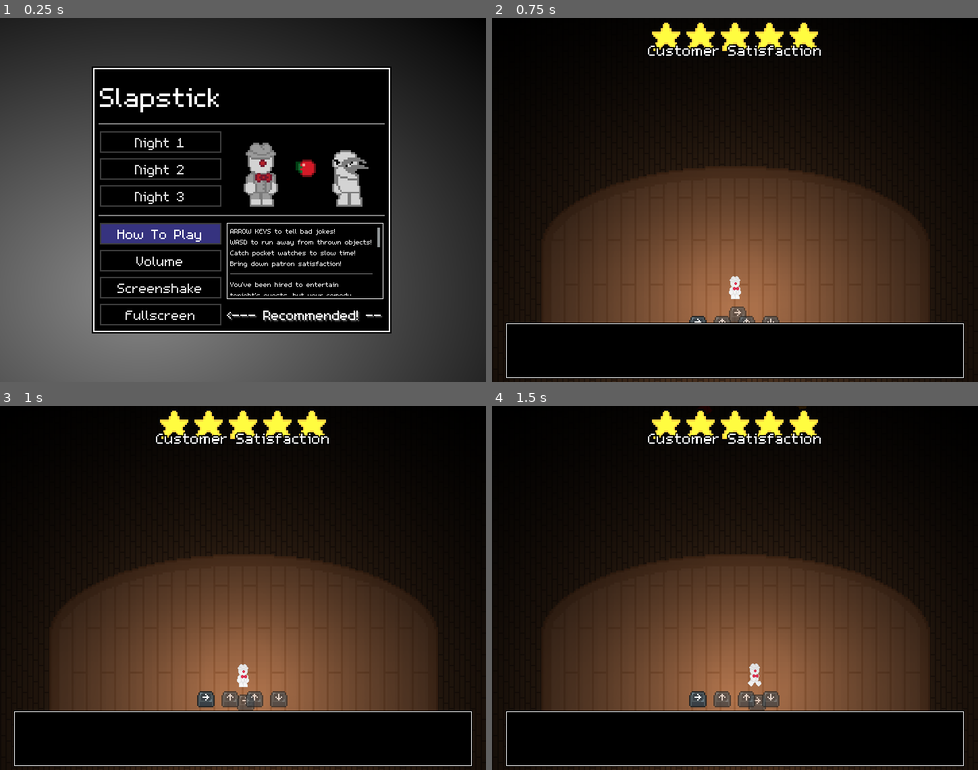
Above: before the commit, frames 1-4 (two rows, left to right).
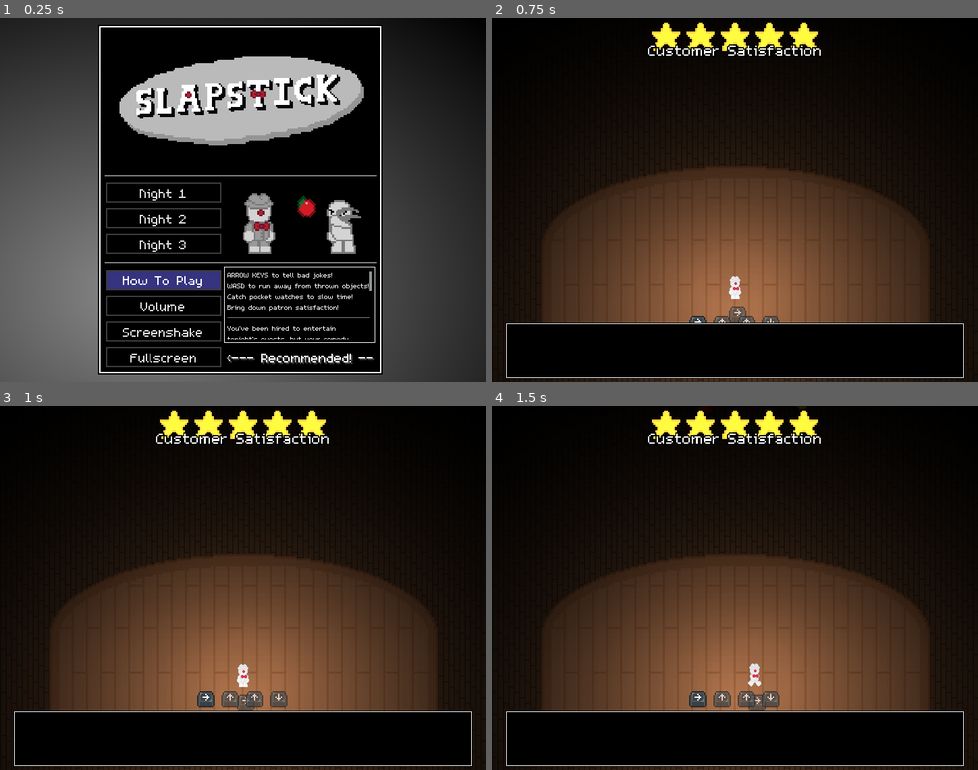
Above: after the commit, the same moments.

Repository: InRe-Dan/MiniJameGam34
Game: Godot game, scene res://menus/main_menu.tscn
Two runs of this game, one before a commit and one after it. Both use one fixed random seed, a clock stepped at 60 frames per second and the inputs below.
Inputs:
- Up to frame 1 (0.25 s): no input
- Up to frame 2 (0.75 s): click "Night 1" at 0.5 s
- Up to frame 3 (1 s): no input
- Up to frame 4 (1.5 s): tap Enter at 1.25 s; hold D (move_right) from 1.28 s (still down)

The runs differ from the first frame. In frame 1, 34% of the frame differs, in the area x 18-81%, y 1-98%; in frame 2, nothing differs; in frame 3, nothing differs; in frame 4, nothing differs.

Commit message:
Main menu re style

Diff:
--- a/menus/main_menu.tscn
+++ b/menus/main_menu.tscn
@@ -1,9 +1,10 @@
-[gd_scene load_steps=12 format=3 uid="uid://wbej8ek5ppwq"]
+[gd_scene load_steps=13 format=3 uid="uid://wbej8ek5ppwq"]
 
 [ext_resource type="Theme" uid="uid://hho5m4qd8ohe" path="res://Assets/theme/main.tres" id="1_3evos"]
 [ext_resource type="Script" path="res://menus/main_menu.gd" id="1_78hgb"]
 [ext_resource type="Texture2D" uid="uid://cufifwyefdlic" path="res://Assets/Pixel_art/animations.png" id="2_fwci1"]
 [ext_resource type="Texture2D" uid="uid://mnswvw4wp0eg" path="res://Assets/Pixel_art/Tomato_sheet.png" id="3_26i35"]
+[ext_resource type="Texture2D" uid="uid://drsi4wr4sm6qn" path="res://Assets/Pixel_art/Title.png" id="3_tputi"]
 
 [sub_resource type="Gradient" id="Gradient_47jj2"]
 offsets = PackedFloat32Array(0, 0.0503597, 0.158273, 0.266187, 0.374101, 0.453237, 0.539568, 0.647482, 0.719424, 0.870504, 1)
@@ -52,11 +53,11 @@
 
 [node name="HBoxContainer" type="VBoxContainer" parent="."]
 layout_mode = 0
-offset_left = 136.0
-offset_top = 72.0
-offset_right = 358.0
-offset_bottom = 261.0
-scale = Vector2(2, 2)
+offset_left = 145.0
+offset_top = 10.0
+offset_right = 367.0
+offset_bottom = 283.0
+scale = Vector2(1.9, 1.9)
 
 [node name="PanelContainer" type="PanelContainer" parent="HBoxContainer"]
 layout_mode = 2
@@ -68,12 +69,10 @@
 [node name="HBoxContainer" type="VBoxContainer" parent="HBoxContainer/PanelContainer/MarginContainer"]
 layout_mode = 2
 
-[node name="Label" type="Label" parent="HBoxContainer/PanelContainer/MarginContainer/HBoxContainer"]
-custom_minimum_size = Vector2(0, 30)
-layout_mode = 2
-theme_type_variation = &"LabelHeader"
-text = "Slapstick"
-vertical_alignment = 1
+[node name="TextureRect" type="TextureRect" parent="HBoxContainer/PanelContainer/MarginContainer/HBoxContainer"]
+layout_mode = 2
+texture = ExtResource("3_tputi")
+expand_mode = 5
 
 [node name="HSeparator2" type="HSeparator" parent="HBoxContainer/PanelContainer/MarginContainer/HBoxContainer"]
 layout_mode = 2
@@ -242,10 +241,10 @@
 
 [node name="PanelContainer" type="PanelContainer" parent="."]
 layout_mode = 0
-offset_left = 335.0
-offset_top = 303.0
-offset_right = 569.0
-offset_bottom = 418.0
+offset_left = 331.0
+offset_top = 368.0
+offset_right = 557.0
+offset_bottom = 483.0
 
 [node name="MarginContainer" type="MarginContainer" parent="PanelContainer"]
 layout_mode = 2
@@ -287,11 +286,11 @@
 
 [node name="TextureRect" type="TextureRect" parent="."]
 layout_mode = 0
-offset_left = 435.0
-offset_top = 243.0
-offset_right = 475.0
-offset_bottom = 283.0
-rotation = -1.5708
+offset_left = 426.0
+offset_top = 282.0
+offset_right = 466.0
+offset_bottom = 322.0
+rotation = -0.785398
 texture = SubResource("AtlasTexture_4lwym")
 
 [connection signal="pressed" from="HBoxContainer/PanelContainer/MarginContainer/HBoxContainer/HBoxContainer3/VBoxContainer/Start" to="." method="_on_start_pressed"]
